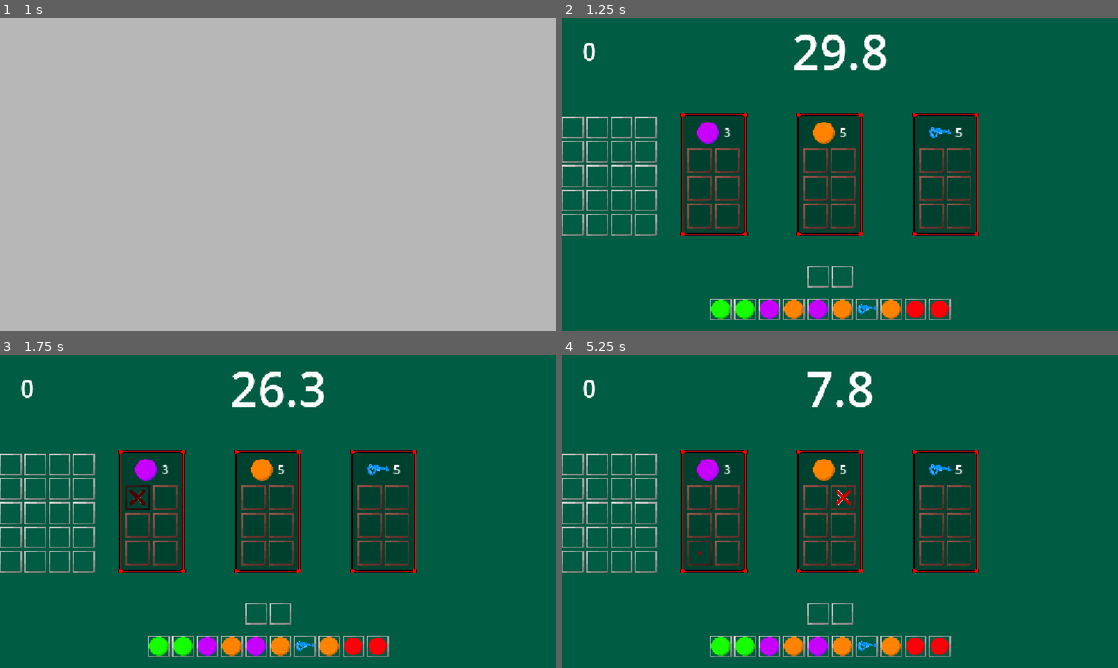
Above: before the commit, frames 1-4 (two rows, left to right).
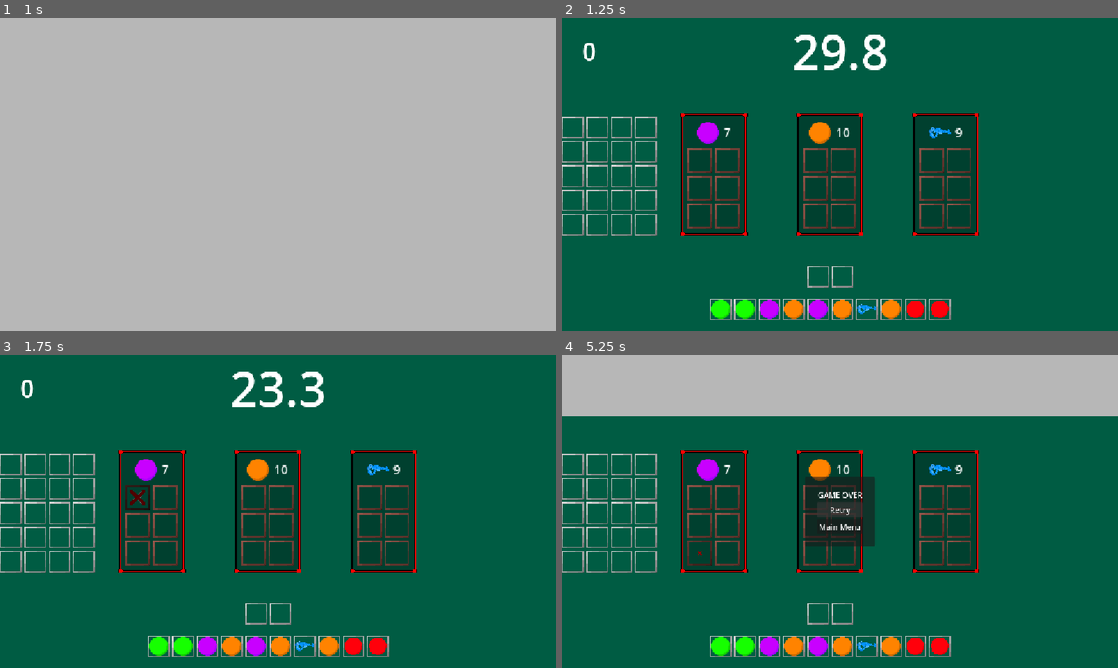
Above: after the commit, the same moments.

Repository: TobiHudi/Liberio
Game: Godot game, scene res://scenes/levels/main_menu.tscn
Two runs of this game, one before a commit and one after it. Both use one fixed random seed, a clock stepped at 60 frames per second and the inputs below.
Inputs (mouse positions are in pixels of both pictures, inside the frame that each line leads up to):
- Up to frame 1 (1 s): click "Start" at 0.5 s
- Up to frame 2 (1.25 s): no input
- Up to frame 3 (1.75 s): click (139, 498) at 1.27 s
- Up to frame 4 (5.25 s): click (728, 498) at 2.02 s; click (701, 524) at 2.77 s; click (728, 524) at 3.52 s; click (701, 552) at 4.27 s; click (840, 508) at 5 s, where only the run after the commit has a clickable "Retry"

Frame 1 is identical in both runs. In frame 2, 0.2% of the frame differs, in the area x 29-72%, y 33-41%; in frame 3, 0.4%; in frame 4, 21%, in the area x 0-100%, y 0-62%.

Commit message:
ResourceTable with Shelf connected.
-Connected values from the ResourceTable to the Shelf.

-shelf_type is currently being randomized on generating Shelf.

-Added chosen_shelf inside
GameManager.

Diff:
--- a/prototype-17082026/resources/data/resource_table.gd
+++ b/prototype-17082026/resources/data/resource_table.gd
@@ -15,7 +15,7 @@
 		"clear_time" : 15.0,
 		"reward_time" : 10.0,
 		"penalty_time" : 10.0,
-		"point_multiplier" : 1.0,
+		"points" : 1,
 		"texture" : preload("res://assets/textures/debug/debug_border.png")
 	},
 	"oak_shelf": {
@@ -23,7 +23,7 @@
 		"clear_time" : 10.0,
 		"reward_time" : 15.0,
 		"penalty_time" : 7.0,
-		"point_multiplier" : 1.0,
+		"points" : 1,
 		"texture" : preload("res://assets/textures/debug/debug_border.png")
 	},
 	"pine_shelf": {
@@ -31,7 +31,7 @@
 		"clear_time" : 9.0,
 		"reward_time" : 17.0,
 		"penalty_time" : 10.0,
-		"point_multiplier" : 1.1,
+		"points" : 2,
 		"texture" : preload("res://assets/textures/debug/debug_border.png")
 	},
 	"refined_oak_shelf": {
@@ -39,7 +39,7 @@
 		"clear_time" : 7.0,
 		"reward_time" : 20.0,
 		"penalty_time" : 6.0,
-		"point_multiplier" : 1.1,
+		"points" : 2,
 		"texture" : preload("res://assets/textures/debug/debug_border.png")
 	},
 	"refined_pine_shelf": {
@@ -47,7 +47,7 @@
 		"clear_time" : 9.0,
 		"reward_time" : 23.0,
 		"penalty_time" : 9.0,
-		"point_multiplier" : 1.2,
+		"points" : 2,
 		"texture" : preload("res://assets/textures/debug/debug_border.png")
 	},
 }
--- a/prototype-17082026/resources/scripts/game_logic/game_manager.gd
+++ b/prototype-17082026/resources/scripts/game_logic/game_manager.gd
@@ -3,5 +3,6 @@
 var player_points : int
 
 var selected_item : String
-var current_shelf_multiplier : float
+var chosen_shelf : String
+var current_points_multiplier : float
 var current_points : float
--- a/prototype-17082026/resources/scripts/game_objects/shelf.gd
+++ b/prototype-17082026/resources/scripts/game_objects/shelf.gd
@@ -1,9 +1,9 @@
 extends InventoryBase
 
-@export var bonus_time : float
-@export var bonus_points : int
-@export var penalty_time : float
-@export var clear_shelf_time : float
+var bonus_time : float
+var bonus_points : int
+var penalty_time : float
+var clear_shelf_time : float
 @export var clear_slot_time : float
 @export var timer_and_item_container : Container
 
@@ -13,6 +13,7 @@
 var item_picture : TextureRect = TextureRect.new()
 
 func _ready() -> void:
+	set_up_resource_table_data()
 	self.scale = Vector2(1.6, 1.6)
 	empty_slot_texture = load("res://assets/textures/products/shelf_slot.png")
 	fallback_texture =load("res://assets/textures/products/shelf_slot.png")
@@ -95,3 +96,23 @@
 	var full_path = path_to_textures.path_join(allowed_item + ".png")
 	print_debug(full_path)
 	item_picture.texture = load(full_path)
+
+func set_up_resource_table_data() -> void:
+	var resource_table_size = ResourceTable.SHELVES.size()
+	GameManager.chosen_shelf = ResourceTable.SHELVES.keys()[randi() % resource_table_size]
+	var chosen_shelf = GameManager.chosen_shelf
+	var current_shelf = ResourceTable.SHELVES.get(chosen_shelf)
+	print_debug(chosen_shelf)
+	if current_shelf == null:
+		print_debug("WRONG OR NO VALUE ASSIGNED")
+		bonus_time = 999
+		bonus_points = 999
+		penalty_time = 999
+		clear_shelf_time = 999
+		$CenterContainer/Panel/NinePatchRect.texture = null
+		return
+	bonus_time = current_shelf.reward_time
+	bonus_points = current_shelf.points
+	penalty_time = current_shelf.penalty_time
+	clear_shelf_time = current_shelf.clear_time
+	$CenterContainer/Panel/NinePatchRect.texture = current_shelf.texture
--- a/prototype-17082026/scenes/game_objects/shelf.tscn
+++ b/prototype-17082026/scenes/game_objects/shelf.tscn
@@ -1,7 +1,6 @@
 [gd_scene format=3 uid="uid://cgtxf62ms35px"]
 
 [ext_resource type="Script" uid="uid://ephmtd5bhh61" path="res://resources/scripts/game_objects/shelf.gd" id="1_qyujd"]
-[ext_resource type="Texture2D" uid="uid://buvre36ak84i0" path="res://assets/textures/debug/debug_border.png" id="2_e1orj"]
 
 [sub_resource type="StyleBoxEmpty" id="StyleBoxEmpty_e1orj"]
 
@@ -19,10 +18,6 @@
 grow_horizontal = 2
 grow_vertical = 2
 script = ExtResource("1_qyujd")
-bonus_time = 10.0
-bonus_points = 10
-penalty_time = 3.0
-clear_shelf_time = 5.0
 timer_and_item_container = NodePath("CenterContainer/Panel/MarginContainer/VBoxContainer/TimerAndItemContainer")
 inventory_slots = 6
 inventory_columns = 2
@@ -44,7 +39,6 @@
 
 [node name="NinePatchRect" type="NinePatchRect" parent="CenterContainer/Panel" unique_id=1460978665]
 layout_mode = 2
-texture = ExtResource("2_e1orj")
 region_rect = Rect2(1, 2, 29, 28)
 patch_margin_left = 7
 patch_margin_top = 7
--- a/prototype-17082026/scenes/levels/main.tscn
+++ b/prototype-17082026/scenes/levels/main.tscn
@@ -35,7 +35,6 @@
 
 [node name="Shelf" parent="CenterContainer/HBoxContainer" unique_id=1567865377 instance=ExtResource("1_2vj2h")]
 layout_mode = 2
-clear_shelf_time = 3.0
 
 [node name="Shelf2" parent="CenterContainer/HBoxContainer" unique_id=1465600629 instance=ExtResource("1_2vj2h")]
 layout_mode = 2
Not shown, added: prototype-17082026/build/05-09-2026.pck
Not shown, added: prototype-17082026/build/05-09-2026.sh
Not shown, added: prototype-17082026/build/05-09-2026.x86_64
